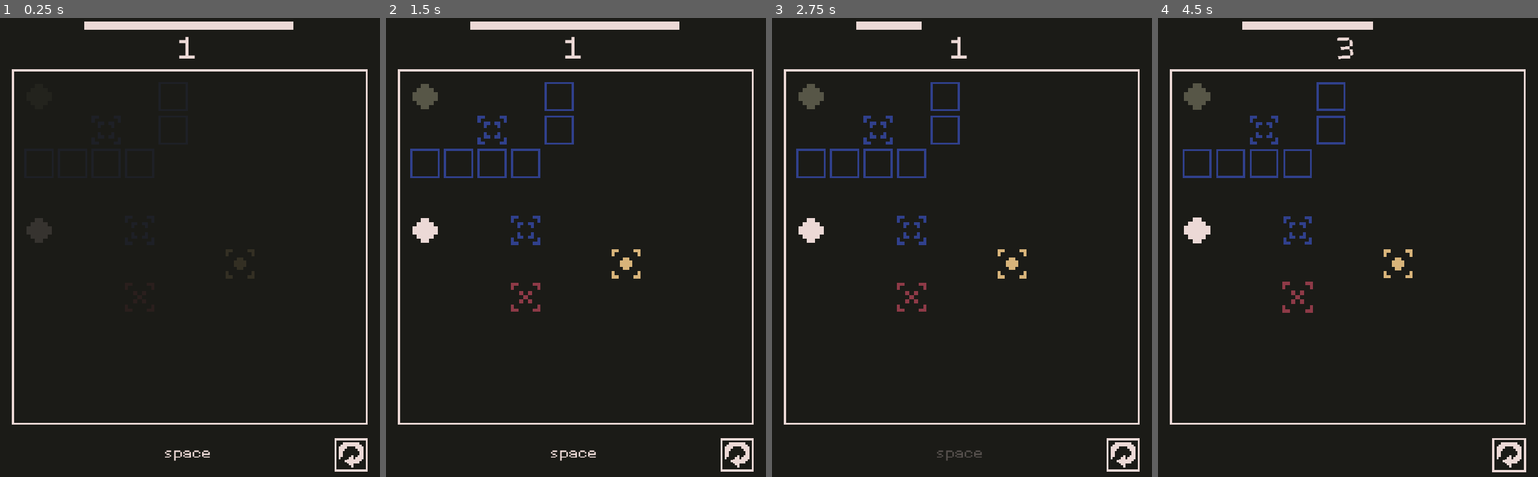
Above: before the commit, frames 1-4 (left to right).
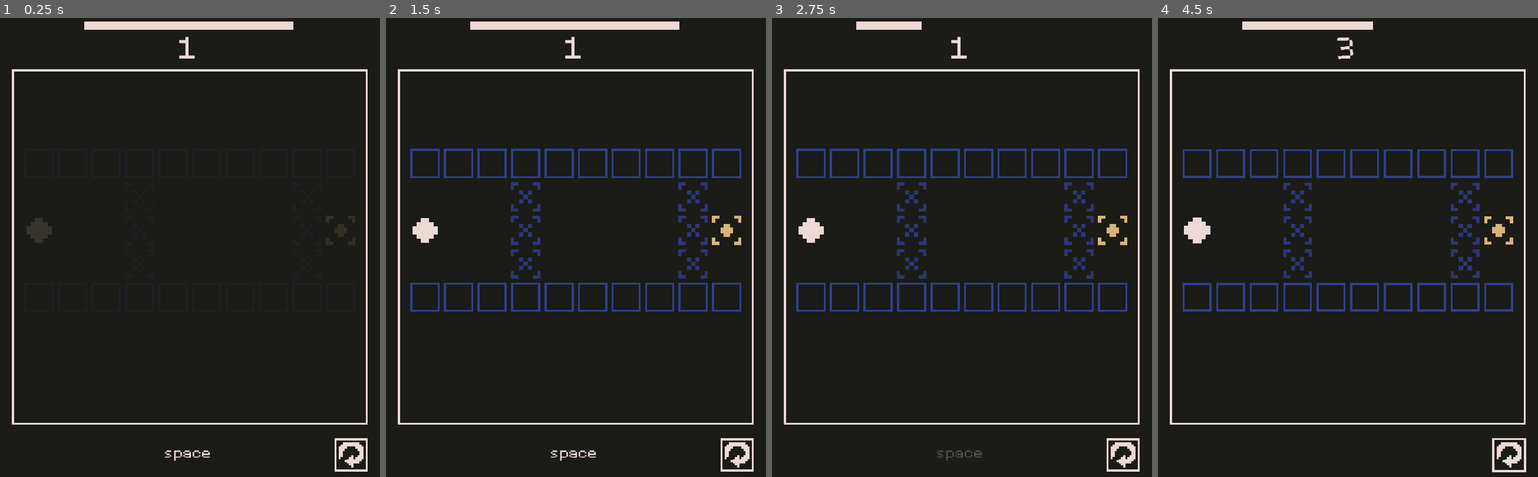
Above: after the commit, the same moments.

Repository: nolenroyalty/Click-Click-Trick
Game: Godot game, scene res://Main.tscn
Same seed, same stepped clock (60 frames per second), same inputs: the game is played once before the commit and once after it.
Inputs (mouse positions are in pixels of both pictures, inside the frame that each line leads up to):
- Up to frame 1 (0.25 s): no input
- Up to frame 2 (1.5 s): hold D (player_right) 0.53-1.25 s; tap Space (game_start) at 0.6 s; click (735, 454) at 1.25 s
- Up to frame 3 (2.75 s): tap Enter at 2 s; hold S (player_down) from 2.03 s (still down); tap Space (game_start) at 2.1 s
- Up to frame 4 (4.5 s): release S (player_down) at 2.78 s; hold D (player_right) 2.78-3.53 s; tap Space (game_start) at 2.85, 3.6, 4.35 s; hold W (player_up) 3.53-4.28 s; hold A (player_left) from 4.28 s (still down)

The runs differ from the first frame. In frame 2, 3.7% of the frame differs, in the area x 6-94%, y 13-64%; in frame 3, 3.7%; in frame 4, 3.9%, in the area x 6-94%, y 13-65%.

Commit message:
halfbeat introduction

Diff:
--- a/Main.gd
+++ b/Main.gd
@@ -29,13 +29,15 @@
 	preload("res://levels/LevelIntroduceArrow.tscn"),
 	preload("res://levels/LevelPortToArrow.tscn"),
 	preload("res://levels/ArrowPortHard.tscn"),
+	preload("res://levels/LevelIntroduceHalfBeat.tscn"),
+	# 10
 	# preload("res://levels/LevelIntroduceMovingZone.tscn"),
 	preload("res://levels/LevelWin.tscn") # HANDLE WINNING THE GAME
 ]
 
-var TEST_LEVEL = null
+# var TEST_LEVEL = null
 # var TEST_LEVEL = preload("res://levels/ArrowPortHard.tscn")
-#var TEST_LEVEL = preload("res://levels/LevelIntroduceArrow.tscn")
+var TEST_LEVEL = preload("res://levels/LevelIntroduceHalfBeat.tscn")
 
 func gently_fade(number_of_beats):
 	var time_to_take = U.beat_time * number_of_beats
--- a/levels/LevelIntroduceHalfBeat.tscn
+++ b/levels/LevelIntroduceHalfBeat.tscn
@@ -1,15 +1,88 @@
-[gd_scene load_steps=3 format=2]
+[gd_scene load_steps=4 format=2]
 
 [ext_resource path="res://battlefield/Battlefield.tscn" type="PackedScene" id=1]
 [ext_resource path="res://traps/HalfBeat.tscn" type="PackedScene" id=2]
+[ext_resource path="res://traps/Fixed.tscn" type="PackedScene" id=3]
 
 [node name="Battlefield" instance=ExtResource( 1 )]
 
-[node name="Player" parent="." index="0"]
-position = Vector2( 64, 128 )
-
 [node name="Goal" parent="." index="3"]
-position = Vector2( 224, 128 )
+position = Vector2( 288, 128 )
 
 [node name="HalfBeat" parent="." index="4" instance=ExtResource( 2 )]
-position = Vector2( 128, 128 )
+position = Vector2( 256, 128 )
+
+[node name="HalfBeat2" parent="." index="5" instance=ExtResource( 2 )]
+position = Vector2( 256, 160 )
+
+[node name="HalfBeat10" parent="." index="6" instance=ExtResource( 2 )]
+position = Vector2( 256, 96 )
+
+[node name="HalfBeat11" parent="." index="7" instance=ExtResource( 2 )]
+position = Vector2( 96, 128 )
+
+[node name="HalfBeat12" parent="." index="8" instance=ExtResource( 2 )]
+position = Vector2( 96, 160 )
+
+[node name="HalfBeat18" parent="." index="9" instance=ExtResource( 2 )]
+position = Vector2( 96, 96 )
+
+[node name="Fixed" parent="." index="10" instance=ExtResource( 3 )]
+position = Vector2( 0, 192 )
+
+[node name="Fixed2" parent="." index="11" instance=ExtResource( 3 )]
+position = Vector2( 32, 192 )
+
+[node name="Fixed3" parent="." index="12" instance=ExtResource( 3 )]
+position = Vector2( 64, 192 )
+
+[node name="Fixed4" parent="." index="13" instance=ExtResource( 3 )]
+position = Vector2( 96, 192 )
+
+[node name="Fixed5" parent="." index="14" instance=ExtResource( 3 )]
+position = Vector2( 128, 192 )
+
+[node name="Fixed6" parent="." index="15" instance=ExtResource( 3 )]
+position = Vector2( 160, 192 )
+
+[node name="Fixed7" parent="." index="16" instance=ExtResource( 3 )]
+position = Vector2( 192, 192 )
+
+[node name="Fixed8" parent="." index="17" instance=ExtResource( 3 )]
+position = Vector2( 224, 192 )
+
+[node name="Fixed9" parent="." index="18" instance=ExtResource( 3 )]
+position = Vector2( 256, 192 )
+
+[node name="Fixed10" parent="." index="19" instance=ExtResource( 3 )]
+position = Vector2( 288, 192 )
+
+[node name="Fixed11" parent="." index="20" instance=ExtResource( 3 )]
+position = Vector2( 0, 64 )
+
+[node name="Fixed12" parent="." index="21" instance=ExtResource( 3 )]
+position = Vector2( 32, 64 )
+
+[node name="Fixed13" parent="." index="22" instance=ExtResource( 3 )]
+position = Vector2( 64, 64 )
+
+[node name="Fixed14" parent="." index="23" instance=ExtResource( 3 )]
+position = Vector2( 96, 64 )
+
+[node name="Fixed15" parent="." index="24" instance=ExtResource( 3 )]
+position = Vector2( 128, 64 )
+
+[node name="Fixed16" parent="." index="25" instance=ExtResource( 3 )]
+position = Vector2( 160, 64 )
+
+[node name="Fixed17" parent="." index="26" instance=ExtResource( 3 )]
+position = Vector2( 192, 64 )
+
+[node name="Fixed18" parent="." index="27" instance=ExtResource( 3 )]
+position = Vector2( 224, 64 )
+
+[node name="Fixed19" parent="." index="28" instance=ExtResource( 3 )]
+position = Vector2( 256, 64 )
+
+[node name="Fixed20" parent="." index="29" instance=ExtResource( 3 )]
+position = Vector2( 288, 64 )
